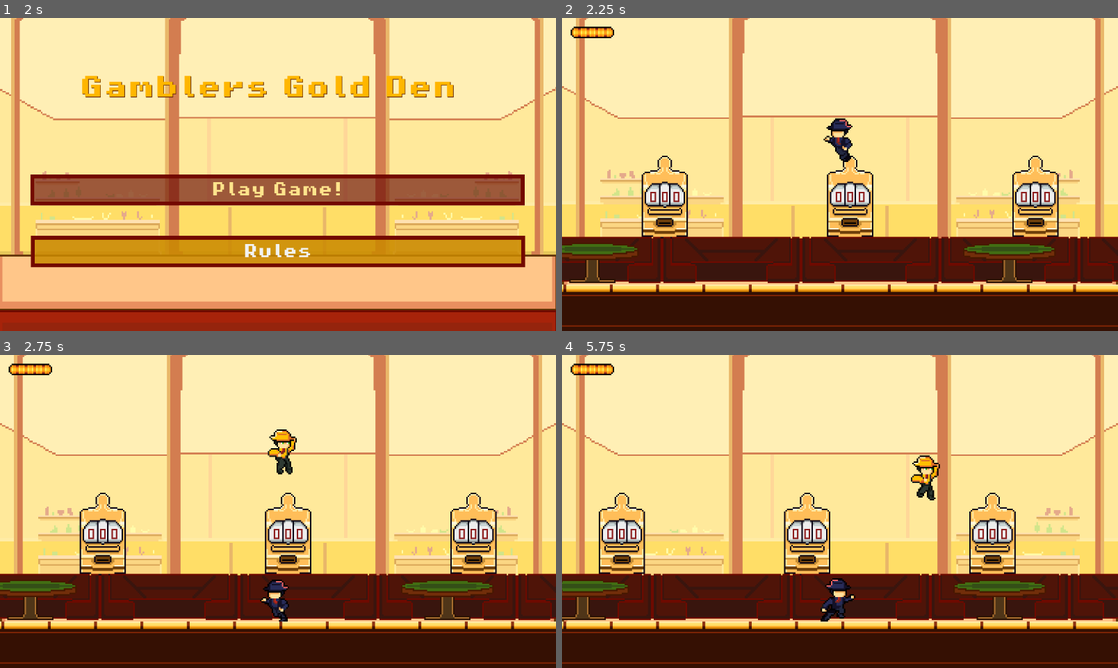
Above: before the commit, frames 1-4 (two rows, left to right).
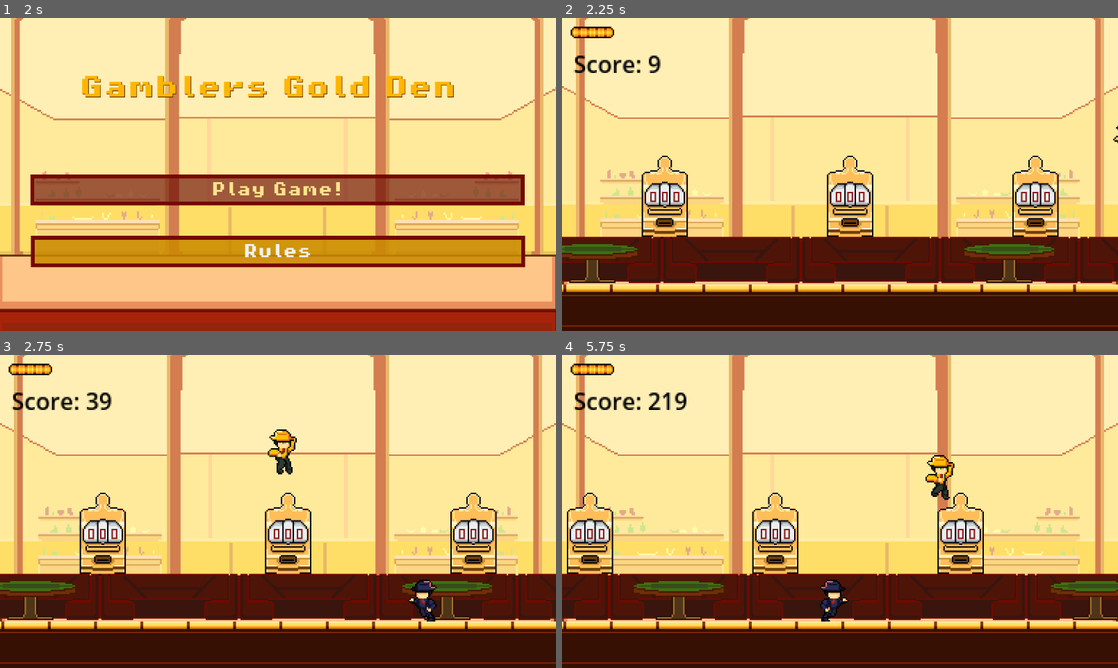
Above: after the commit, the same moments.

Repository: Ruilesser/GamePop
Game: Godot game, scene res://scenes/game/Start_Menu.tscn
Two runs of this game, one before a commit and one after it. Both use one fixed random seed, a clock stepped at 60 frames per second and the inputs below.
Inputs:
- Up to frame 1 (2 s): click "Rules" at 0.5 s; click "Go Back" at 1.25 s
- Up to frame 2 (2.25 s): click "Play Game!" at 2 s
- Up to frame 3 (2.75 s): no input
- Up to frame 4 (5.75 s): tap Enter (ui_accept) at 2.75, 3.02, 3.77, 5.27 s; hold Right (ui_right) 2.78-4.28 s; hold Left (ui_left) 4.28-5.03 s; hold Right (ui_right) from 5.03 s (still down)

Frame 1 is identical in both runs. In frame 2, 0.8% of the frame differs, in the area x 2-100%, y 12-46%; in frame 3, 1.3%; in frame 4, 15%, in the area x 0-100%, y 12-86%.

Commit message:
Score is back

Diff:
--- a/scenes/game/Game.tscn
+++ b/scenes/game/Game.tscn
@@ -9,6 +9,7 @@
 [ext_resource type="Texture2D" uid="uid://bvcgw644gve8g" path="res://assets/backgrounds/Parallax_1.png" id="5_qk776"]
 [ext_resource type="Texture2D" uid="uid://cpuvlwwr7a7vs" path="res://assets/backgrounds/Parallax_2.png" id="6_wriqj"]
 [ext_resource type="Texture2D" uid="uid://cw5e86se5b55a" path="res://assets/backgrounds/BG.png" id="7_6axsi"]
+[ext_resource type="Script" path="res://scenes/game/score.gd" id="8_m2yxu"]
 [ext_resource type="AudioStream" uid="uid://cy0ndq7pmi7je" path="res://sfx/gambling_ost.wav" id="9_ubr7h"]
 
 [sub_resource type="TileSetAtlasSource" id="TileSetAtlasSource_kwctc"]
@@ -376,7 +377,7 @@
 [node name="Game" type="Node2D"]
 
 [node name="BasicEnemy" parent="." instance=ExtResource("5_hblgk")]
-position = Vector2(509, 286)
+position = Vector2(747, 286)
 
 [node name="Camera2D" type="Camera2D" parent="."]
 position = Vector2(576, 323)
@@ -396,6 +397,14 @@
 script = ExtResource("4_anpce")
 player = NodePath("../../Player/Health")
 
+[node name="Label" type="Label" parent="Camera2D"]
+offset_left = -184.0
+offset_top = -88.0
+offset_right = 22.0
+offset_bottom = -65.0
+text = "Score"
+script = ExtResource("8_m2yxu")
+
 [node name="Player" parent="." instance=ExtResource("3_c4gvi")]
 position = Vector2(507, 71)
 
Not shown: 1 places in scenes/game/Game.tscn that only renumber resources
